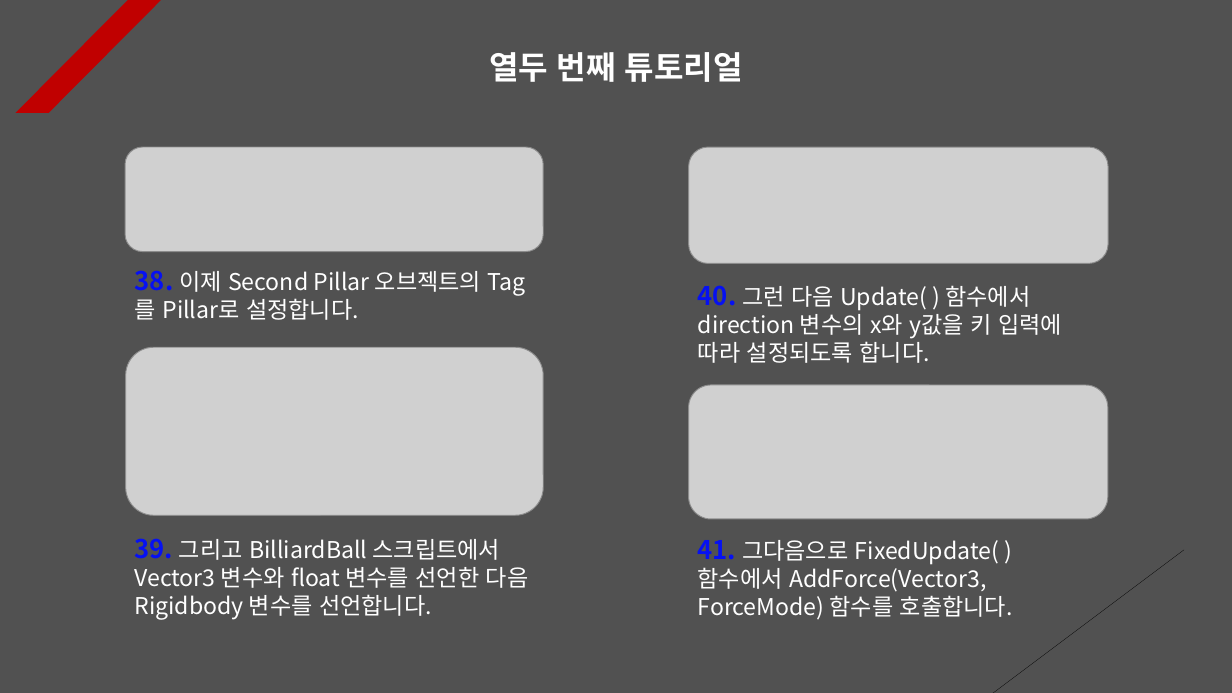
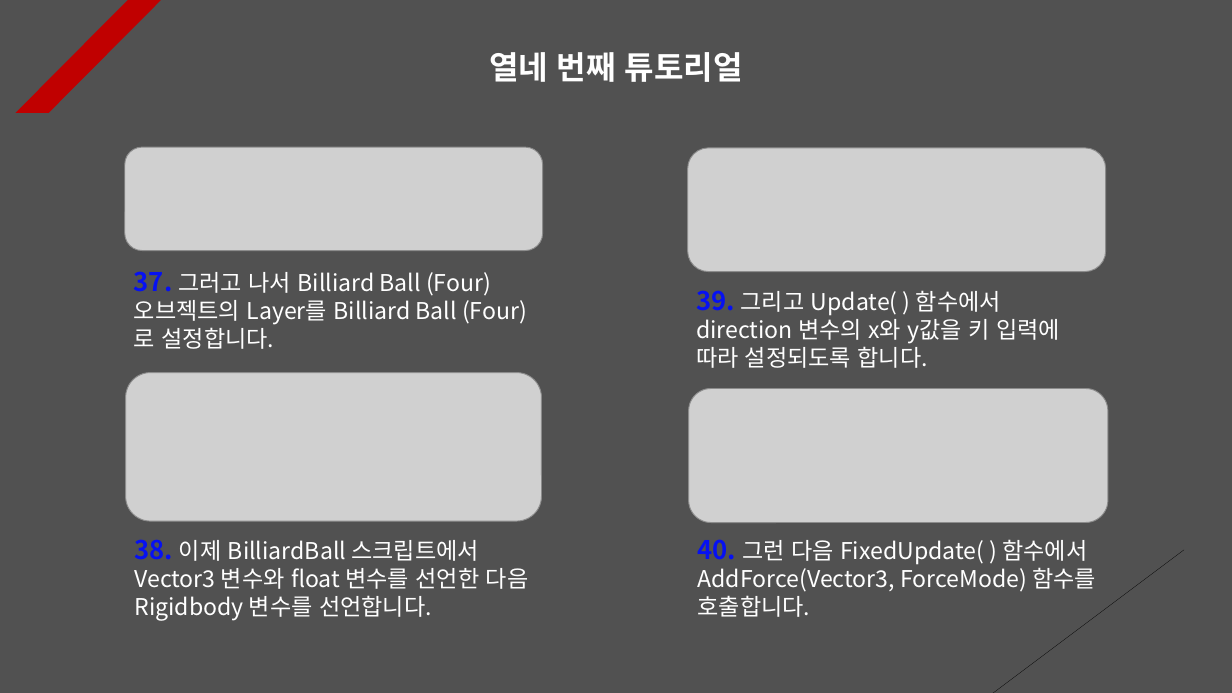
Before and after one commit to Unity2033/3D-UnityEngine, a slide deck: slide 15 of Assets/Physics/PPT Data/Physics Example.pptx (slide 13 before the commit). Drawn at 1232x693 pixels with LibreOffice and Linux fonts; fonts in the diff are those of the drawing; grey boxes stand for pictures. Boxes give left, top, right and bottom in pixels: in the first picture for what was removed or moved away, otherwise in the second. Text is boxed around its words. In the diff, an @@ line names an element or a change of style, - is before the commit and + after.

```diff
--- a/Assets/Physics/PPT Data/Physics Example.pptx
+++ b/Assets/Physics/PPT Data/Physics Example.pptx
@@ text at (x1=489, y1=52, x2=743, y2=82): text changed @@
-열두 번째 튜토리얼
+열네 번째 튜토리얼
@@ picture resized from (x1=689, y1=147, x2=1108, y2=263) to (x1=688, y1=148, x2=1105, y2=272) @@
@@ text at (x1=134, y1=271, x2=527, y2=349): text changed @@
-38. 이제 Second Pillar 오브젝트의 Tag를 Pillar로 설정합니다.
+37. 그러고 나서 Billiard Ball (Four) 오브젝트의 Layer를 Billiard Ball (Four)로 설정합니다.
@@ text at (x1=696, y1=290, x2=1060, y2=368): text changed @@
-40. 그런 다음 Update( ) 함수에서 direction 변수의 x와 y값을 키 입력에 따라 설정되도록 합니다.
+39. 그리고 Update( ) 함수에서 direction 변수의 x와 y값을 키 입력에 따라 설정되도록 합니다.
@@ picture resized from (x1=126, y1=348, x2=543, y2=516) to (x1=126, y1=372, x2=542, y2=521) @@
@@ text at (x1=134, y1=539, x2=529, y2=621): text changed @@
-39. 그리고 BilliardBall 스크립트에서 Vector3 변수와 float 변수를 선언한 다음 Rigidbody 변수를 선언합니다.
+38. 이제 BilliardBall 스크립트에서 Vector3 변수와 float 변수를 선언한 다음 Rigidbody 변수를 선언합니다.
@@ text at (x1=698, y1=539, x2=1096, y2=617): text changed @@
-41. 그다음으로 FixedUpdate( ) 함수에서 AddForce(Vector3, ForceMode) 함수를 호출합니다.
+40. 그런 다음 FixedUpdate( ) 함수에서 AddForce(Vector3, ForceMode) 함수를 호출합니다.
```
Also in this commit, not shown: 13 other slides changed, 2 slides added, 22 other files.
